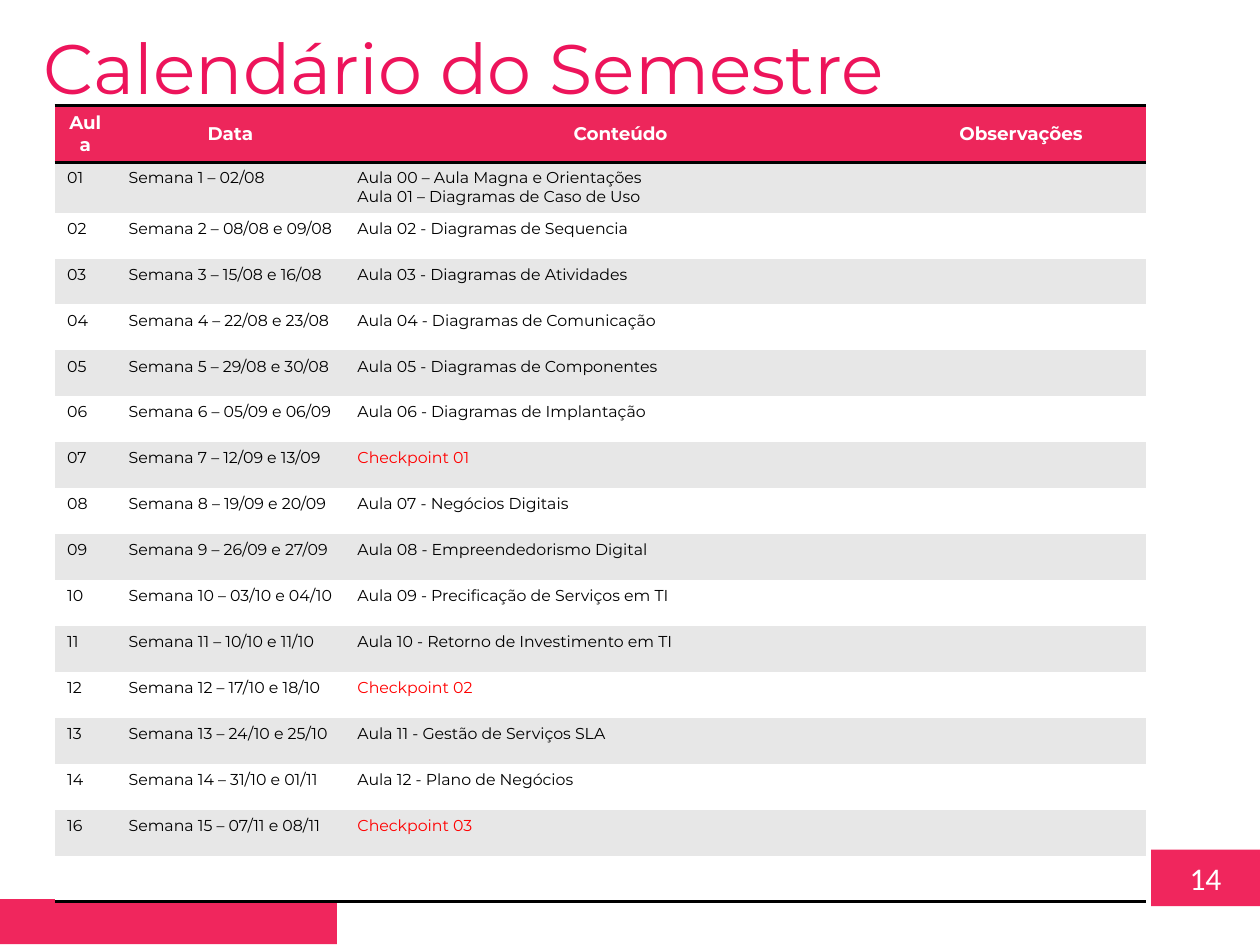
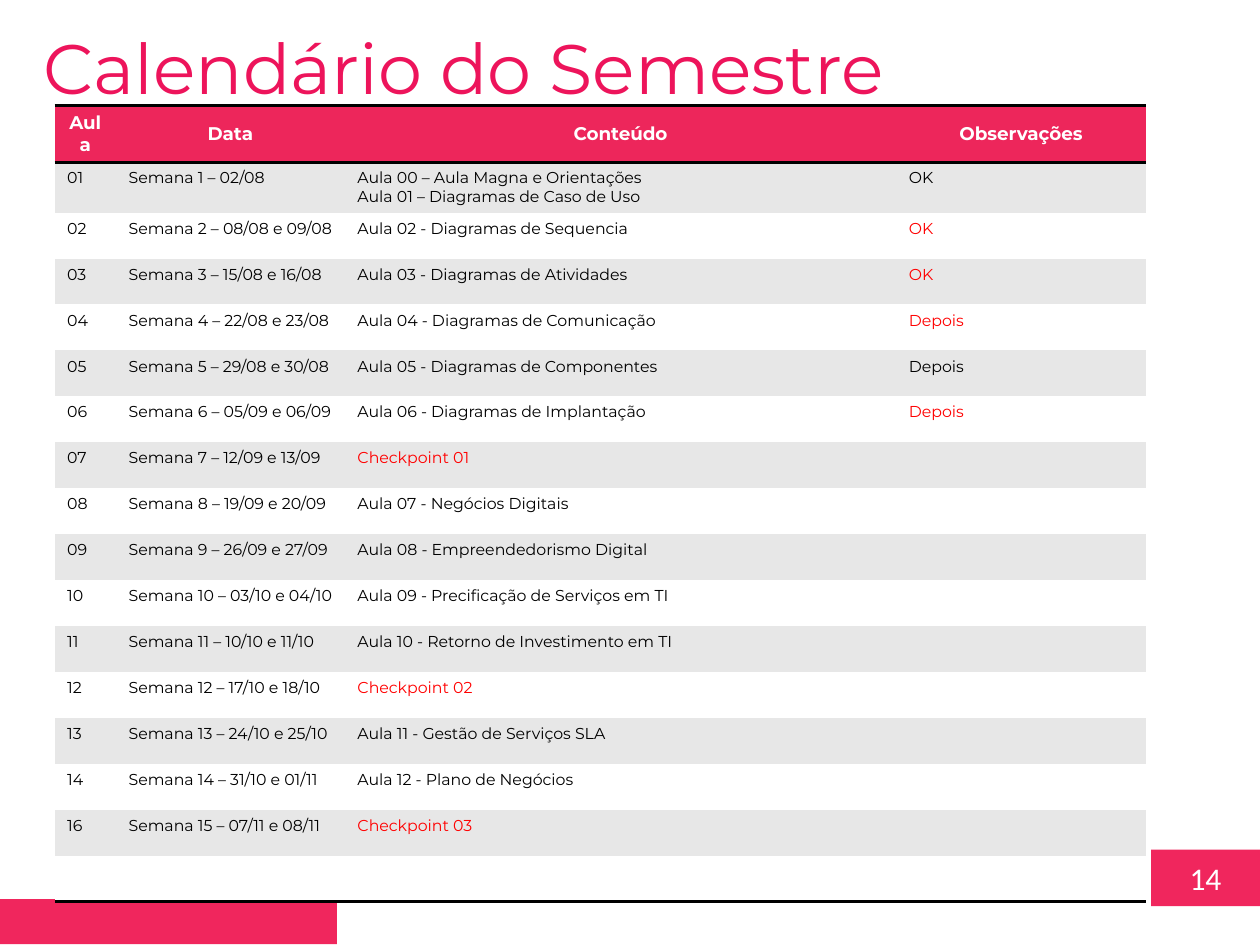
Before and after one commit to toyusan/aula-fiap-software-design-tx, a slide deck: slide 14 of Aula 00 - Aula Magna e Orientações/Aula 00 - Aula Magna e Orientações v3.pptx. Drawn at 1260x945 pixels with LibreOffice and Linux fonts; fonts in the diff are those of the drawing; background and template pictures are left out. Boxes give left, top, right and bottom in pixels: in the first picture for what was removed or moved away, otherwise in the second. Text is boxed around its words. In the diff, an @@ line names an element or a change of style, - is before the commit and + after.

```diff
--- a/Aula 00 - Aula Magna e Orientações/Aula 00 - Aula Magna e Orientações v3.pptx
+++ b/Aula 00 - Aula Magna e Orientações/Aula 00 - Aula Magna e Orientações v3.pptx
@@ table at <box>54,106,1147,892</box> @@
-row 2, column 4: 
+row 2, column 4: OK
-row 3, column 4: 
+row 3, column 4: OK
-row 4, column 4: 
+row 4, column 4: OK
-row 5, column 4: 
+row 5, column 4: Depois
-row 6, column 4: 
+row 6, column 4: Depois
-row 7, column 4: 
+row 7, column 4: Depois
```
Also in this commit, not shown: 1 slide added, 14 other files.
